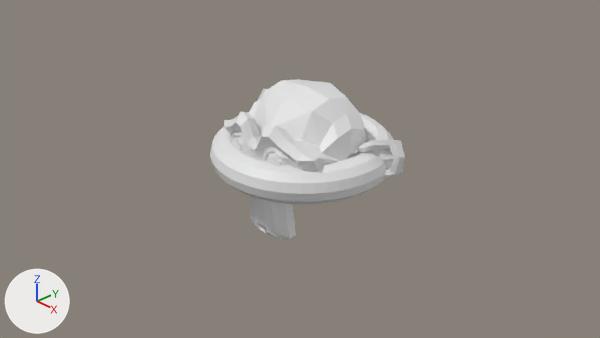
Before and after pictures for a commit that changed the Blender file donut-2026/donut-tut2026.blend.
Rendered twice from the file's camera 'Camera'. The lights are fixed; the arrows at lower left show +X, +Y and +Z. The older version comes first.

The first picture shows 'Suzanne', 'Torus'.
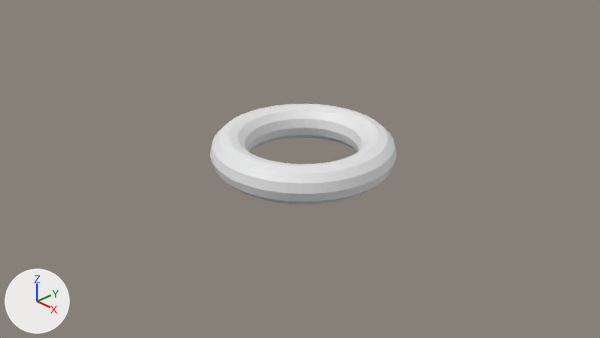
What differs and where, as boxes (x1, y1, x2, y2) in the pictures (600 x 338 px):
'Suzanne', deleted
    before: (224, 79, 405, 240)

The change in detail:
Object 'Suzanne' (ob_suzanne) is deleted.
